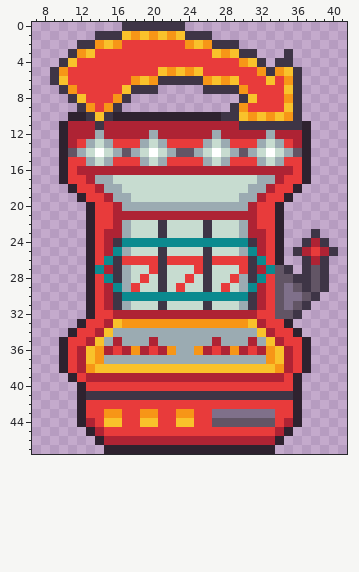
File history of a pixel-art file, Assets/2. Graphics/Shop/SlotMachine.aseprite. Above is the file before it was changed.
48x48 pixels, 1 frame. Shown: x 7..41, y 0..47.
Now the later version:
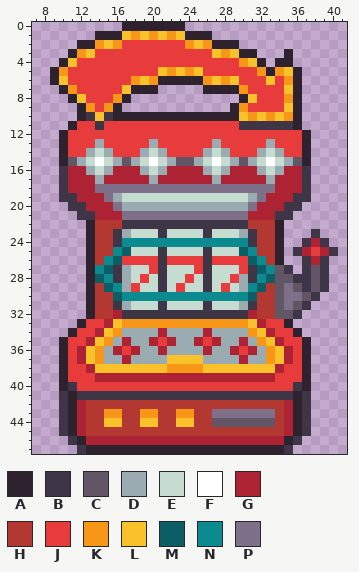
Palette (. is transparent): A #2e222f  B #3e3546  C #625565  D #9babb2  E #c7dcd0  F #ffffff  G #ae2334  H #b33831  J #e83b3b  K #f79617  L #f9c22b  M #0b5e65  N #0b8a8f  P #7f708a
Edits made:
layer "Flattened" added
layer "Buttons" removed
layer "Base Outline" removed
layer "Screen" removed
layer "Lightbulbs" removed
layer "Arrow Sign" removed
layer "Layer 2" removed
Changed rows in their new state; - is an unchanged pixel.
first column x 9:
 0 --------AAAAAAA--------------
 1 -----AAA-------AAA-----------
 2 ---AA-------------AAA--------
 3 --A------------------AA---A--
 4 -A---------------------A-AA--
 5 A-----------------------A--A-
 6 A-----------AAAAA----------A-
 7 -A-------AAA-----AAAA------A-
 8 --A-----A------------A-----A-
 9 ---A---A------------A------A-
10 --.----------------AA------A-
11 -.AJJ-JJJJJJJJJJJJJJJ------A.
12 --JJJJJJJJJJJJJJJJJJJJJJJJJJ-
13 --J-JDJ---JDJ----JDJ---JDJ-J-
14 --JJDEDJJJDEDJJJJDEDJJJDEDJJ-
15 --CDEFEDCDEFEDCCDEFEDCDEFEDC-
16 -BG-DED---DED----DED---DED-GB
17 -BGG--GGGGGDGGGGGGDGGGGG--GGB
18 -BGGGPPPPPPPPPPPPPPPPPPPPGGGB
19 -BBGGGP-E------------E-PGGGBB
20 --BBGGGP--------------PGGGBB-
21 ---BBGG-PPPPPPPPPPPPPP-GGBB--
22 -----HHHBBBB-BBBB-BBBBHHH----
23 -----HHB--------------BHH----
24 -----HH----------------HH----
25 -----HH-M------------M-HH----
26 -----H-M--------------M-H----
27 ------M----------------M-----
28 -----M------------------M----
29 -----HM----------------MH----
30 -----HHM--------------MHH----
31 -----HH----------------HH----
32 -----HH-BBBBBBBBBBBBBB-HH----
34 -------K----G----G----K------
35 ------KDG---JG--GJ---GDK-----
36 ------DGJGDD-D--D-DDGJGD-----
37 --------G----LLLL----G-------
38 ---JG--------KKKK--------GJ--
39 -AJ-J--------------------J-JA
40 -ABJ-----------------------BA
41 -BAB------------------------B
42 -BAGHHHHHHHHHHHHHHHHHHHHHHG-B
43 -BAGHH--HH--HH--HH-------HG-B
44 -BAGHH--HH--HH--HH-------H--B
45 -BAGHHHHHHHHHHHHHHHHHHHHHHGAB
46 --BAGG-------------------GAB-
47 ---BAA-------------------AB--
